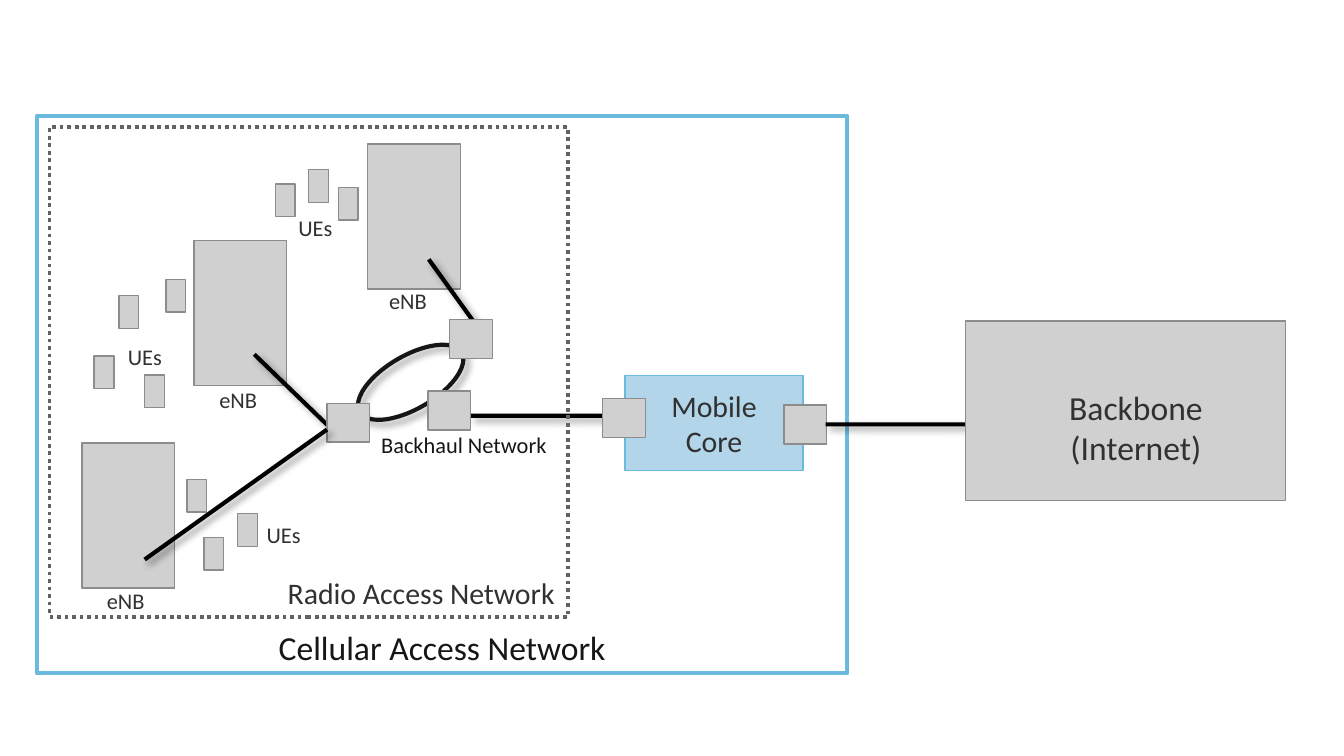
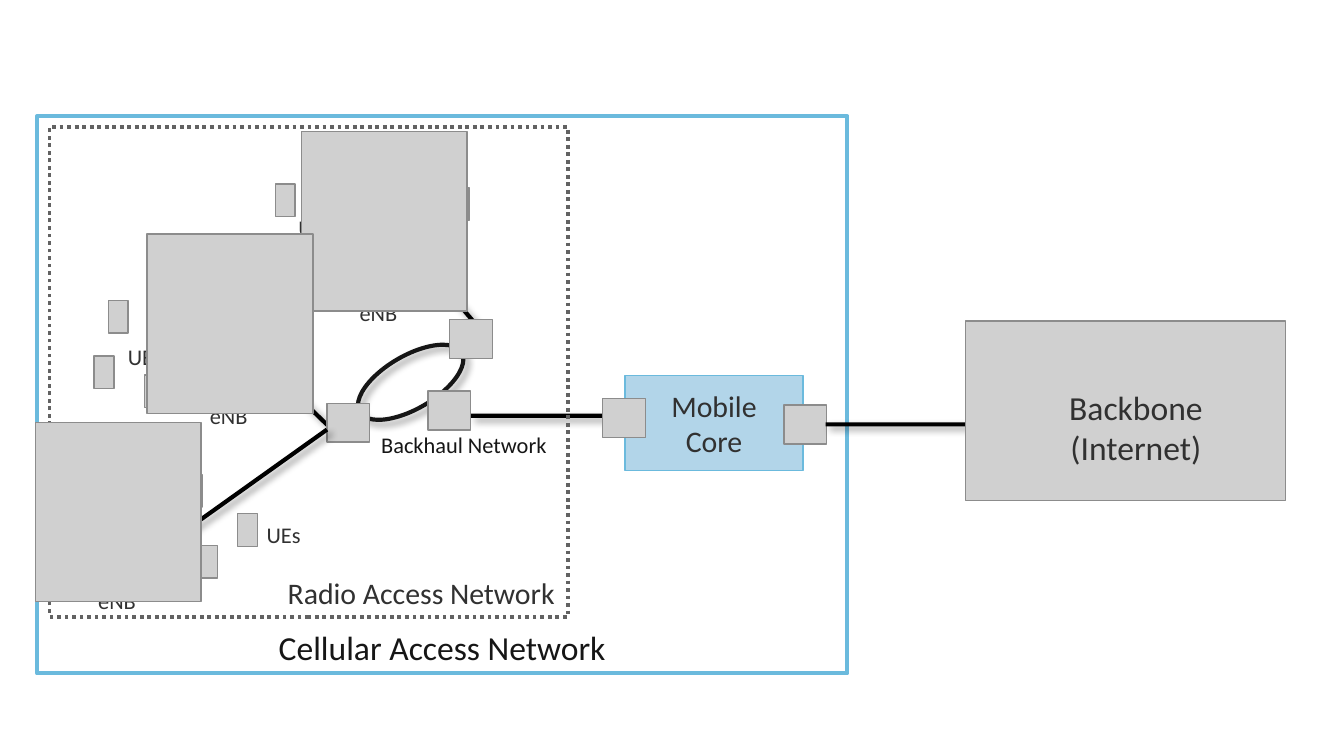
Before and after one commit to SystemsApproach/private5g, a slide deck: slide 2 of figures.pptx. Drawn at 1344x756 pixels with LibreOffice and Linux fonts; fonts in the diff are those of the drawing; grey boxes stand for pictures. Boxes give left, top, right and bottom in pixels: in the first picture for what was removed or moved away, otherwise in the second. Text is boxed around its words. In the diff, an @@ line names an element or a change of style, - is before the commit and + after.

```diff
--- a/figures.pptx
+++ b/figures.pptx
@@ picture added at (301,132,466,312) @@
@@ picture removed at (368,144,461,289) @@
@@ picture removed at (309,169,329,202) @@
@@ picture: place and size @@
-picture at (339,188,359,220)
+picture at (449,188,469,220)
@@ picture added at (146,234,312,414) @@
@@ picture removed at (194,241,286,386) @@
@@ line moved from (474, 323) - (429, 259) to (474, 323) - (406, 243) @@
@@ picture removed at (167,280,187,312) @@
@@ text "eNB": place and size @@
-text "eNB" at (389,294,427,309)
+text "eNB" at (360,310,398,328)
@@ picture: place and size @@
-picture at (120,296,140,328)
+picture at (109,301,129,333)
@@ text "eNB": place and size @@
-text "eNB" at (219,393,257,408)
+text "eNB" at (210,413,248,430)
@@ picture added at (35,422,200,602) @@
@@ picture removed at (82,444,175,589) @@
@@ picture: place and size @@
-picture at (187,480,207,512)
+picture at (183,474,203,507)
@@ picture: place and size @@
-picture at (204,538,224,570)
+picture at (198,546,218,578)
@@ text "eNB": place and size @@
-text "eNB" at (107,594,145,609)
+text "eNB" at (98,601,136,615)
```
Also in this commit, not shown: 15 other slides changed, 13 slides removed, 46 other files.
